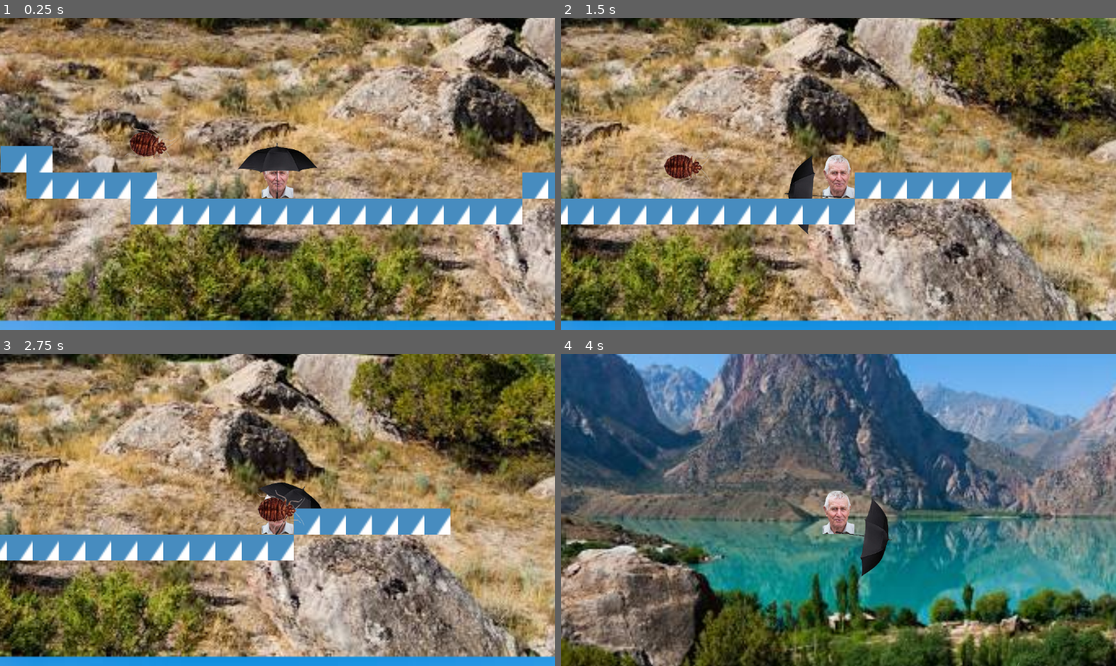
Above: before the commit, frames 1-4 (two rows, left to right).
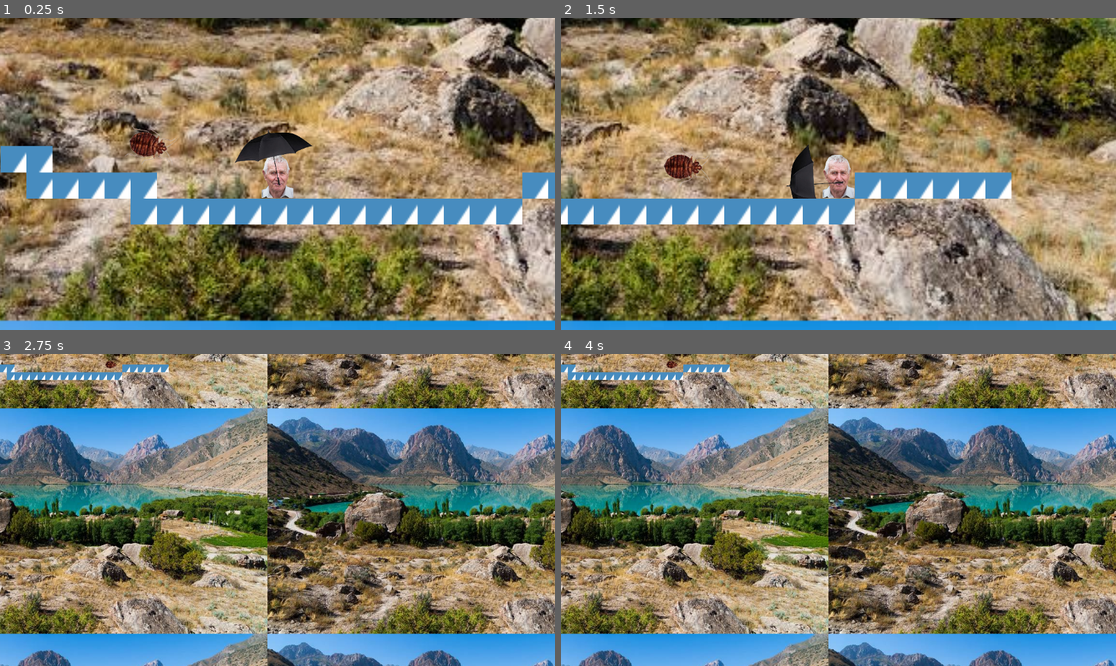
Above: after the commit, the same moments.

Repository: vEVR0/TheDeanStandard
Game: Godot game, scene res://scenes/main.tscn
The game is run twice, just before and just after one commit, with the same random seed, the same clock (stepped at 60 frames per second) and the same inputs. The engine's default icon, where the game draws it, is replaced by a stand-in: a white triangle on a blue panel in a dark square.
Inputs (mouse positions are in pixels of both pictures, inside the frame that each line leads up to):
- Up to frame 1 (0.25 s): no input
- Up to frame 2 (1.5 s): move the mouse to (960, 158) at 0.52 s; hold D (right) 0.53-1.28 s; move the mouse to (727, 189) at 1.27 s; hold S (down) from 1.28 s (still down)
- Up to frame 3 (2.75 s): move the mouse to (333, 441) at 2.02 s; release S (down) at 2.03 s; hold D (right) from 2.03 s (still down)
- Up to frame 4 (4 s): tap Enter at 2.75 s; move the mouse to (810, 572) at 2.77 s; release D (right) at 2.78 s; hold W (up) 2.78-3.53 s; move the mouse to (1005, 556) at 3.52 s; hold A (left) from 3.53 s (still down)

The runs differ from the first frame. In frame 1, 1.3% of the frame differs, in the area x 42-58%, y 35-58%; in frame 2, 0.4%; in frame 3, 94%; in frame 4, 95%, in the area x 0-100%, y 0-100%.
Error after the commit: Invalid access to property or key 'global_position' on a base object of type 'previously freed'. (res://scripts/bugof01.gd:15)

Commit message:
made bug kill

Diff:
--- a/scenes/bugof01.tscn
+++ b/scenes/bugof01.tscn
@@ -1,7 +1,8 @@
-[gd_scene load_steps=5 format=3 uid="uid://cno6shrg2lr0e"]
+[gd_scene load_steps=7 format=3 uid="uid://cno6shrg2lr0e"]
 
 [ext_resource type="Texture2D" uid="uid://br3u6alfx67vg" path="res://images/bug.png" id="1_j426k"]
 [ext_resource type="Script" uid="uid://div7w3xeeu5a1" path="res://scripts/bugof01.gd" id="2_7hnnw"]
+[ext_resource type="Script" uid="uid://nekaioukx483" path="res://scripts/killbox.gd" id="3_7hnnw"]
 
 [sub_resource type="SpriteFrames" id="SpriteFrames_huj20"]
 animations = [{
@@ -15,6 +16,10 @@
 }]
 
 [sub_resource type="CapsuleShape2D" id="CapsuleShape2D_j426k"]
+radius = 6.0
+height = 16.0
+
+[sub_resource type="CapsuleShape2D" id="CapsuleShape2D_pfnhj"]
 radius = 6.0
 height = 16.0
 
@@ -33,3 +38,13 @@
 position = Vector2(-2, 0)
 rotation = 1.5707964
 shape = SubResource("CapsuleShape2D_j426k")
+
+[node name="Killbox" type="Area2D" parent="."]
+script = ExtResource("3_7hnnw")
+
+[node name="CollisionShape2D" type="CollisionShape2D" parent="Killbox"]
+position = Vector2(-2, 0)
+rotation = 1.5707964
+shape = SubResource("CapsuleShape2D_pfnhj")
+
+[connection signal="body_shape_entered" from="Killbox" to="Killbox" method="_on_body_shape_entered"]
--- a/scenes/main.tscn
+++ b/scenes/main.tscn
@@ -156,12 +156,14 @@
 unique_name_in_owner = true
 position = Vector2(104, 28)
 
-[node name="Umbrella" parent="Dean" instance=ExtResource("3_sugp2")]
-position = Vector2(1, 21)
-
 [node name="Camera2D" type="Camera2D" parent="Dean"]
 zoom = Vector2(3.385, 3.385)
 position_smoothing_speed = 20.0
+
+[node name="Umbrella" parent="Dean" instance=ExtResource("3_sugp2")]
+position = Vector2(2, 12)
+collision_layer = 3
+collision_mask = 3
 
 [node name="TileMapLayer" type="TileMapLayer" parent="."]
 position = Vector2(-2, -74)
--- /dev/null
+++ b/scripts/killbox.gd
@@ -0,0 +1,17 @@
+extends Area2D
+
+@onready var dean: CharacterBody2D = $"../../Dean"
+
+# Called when the node enters the scene tree for the first time.
+func _ready() -> void:
+	pass # Replace with function body.
+
+
+# Called every frame. 'delta' is the elapsed time since the previous frame.
+func _process(delta: float) -> void:
+	pass
+
+
+func _on_body_shape_entered(body_rid: RID, body: Node2D, body_shape_index: int, local_shape_index: int) -> void:
+	if body == dean:
+		body.queue_free()
Not shown, added: scripts/killbox.gd.uid
